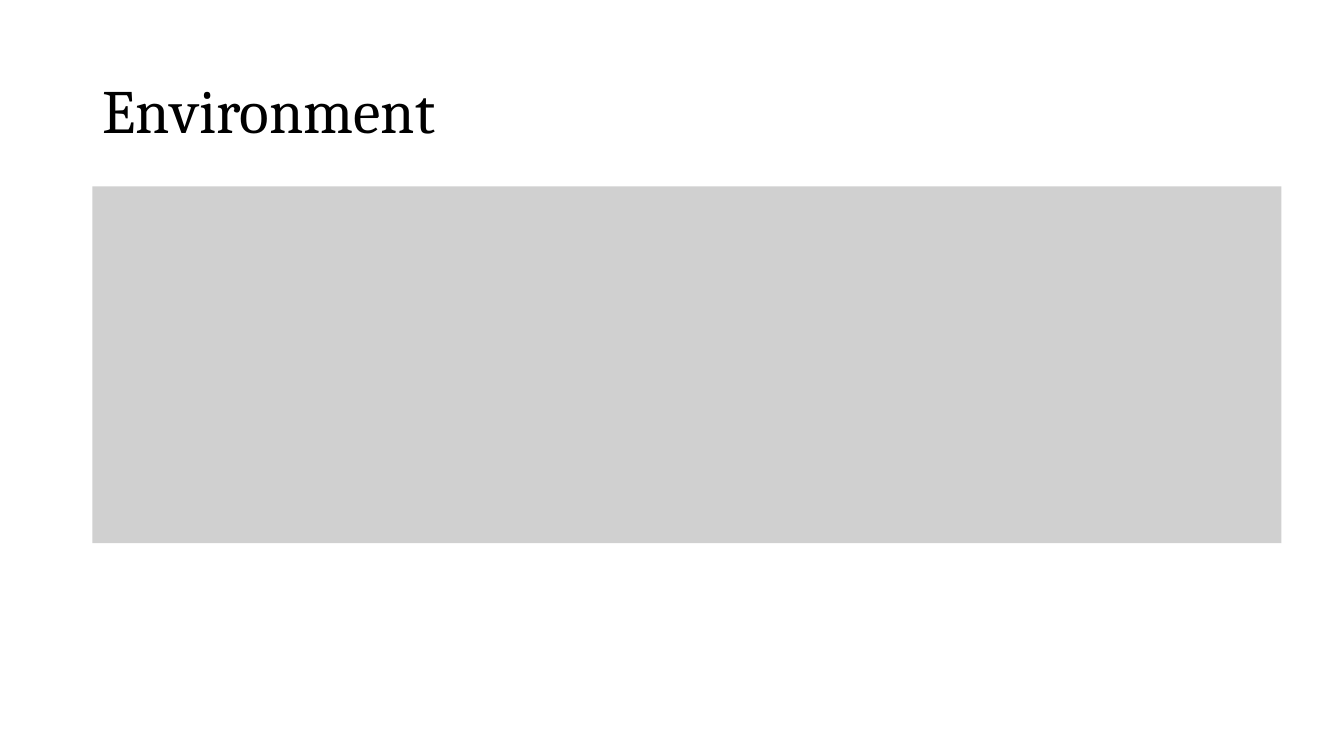
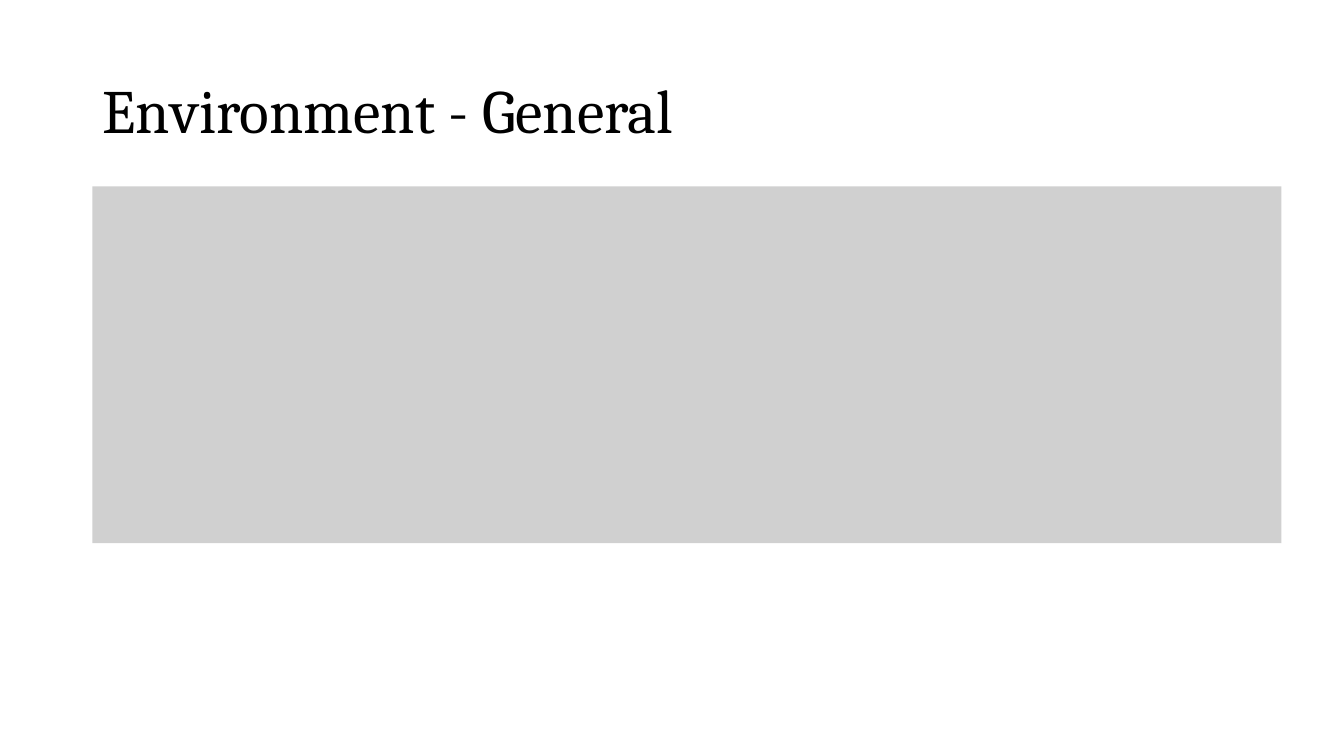
Before and after one commit to peetceenatoo/online-learning, a slide deck: slide 5 of Slides.pptx. Drawn at 1344x756 pixels with LibreOffice and Linux fonts; fonts in the diff are those of the drawing; grey boxes stand for pictures. Boxes give left, top, right and bottom in pixels: in the first picture for what was removed or moved away, otherwise in the second. Text is boxed around its words. In the diff, an @@ line names an element or a change of style, - is before the commit and + after.

```diff
--- a/Slides.pptx
+++ b/Slides.pptx
@@ title at [102, 90, 673, 134]: text changed @@
-Environment
+Environment - General
```
Also in this commit, not shown: 15 other slides changed, 2 slides added, 4 slides removed, 2 other files.
